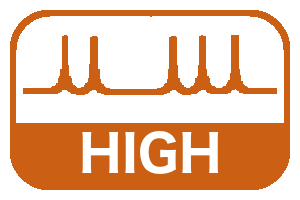
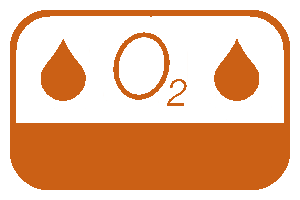
The second 300px x 200px image is a revision of the first. Changes to its layers:
added layer "OXY-DIM" above "OXY" over box(41, 32, 259, 106)
hid "RHYTHM #1" over box(23, 35, 277, 95)
hid "HIGH" over box(82, 131, 219, 174)
